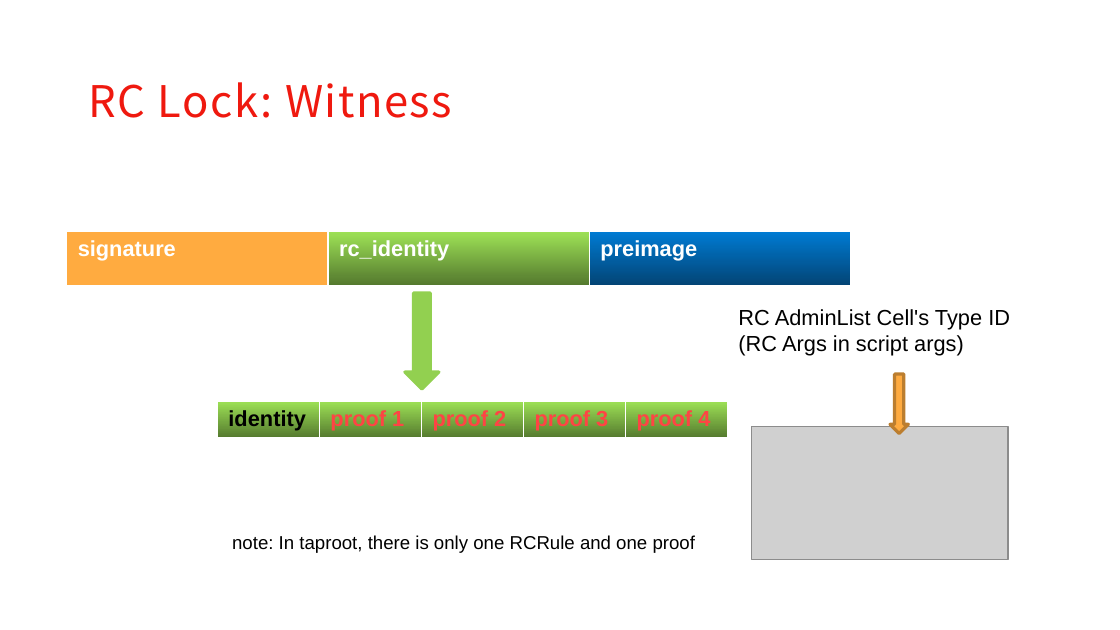
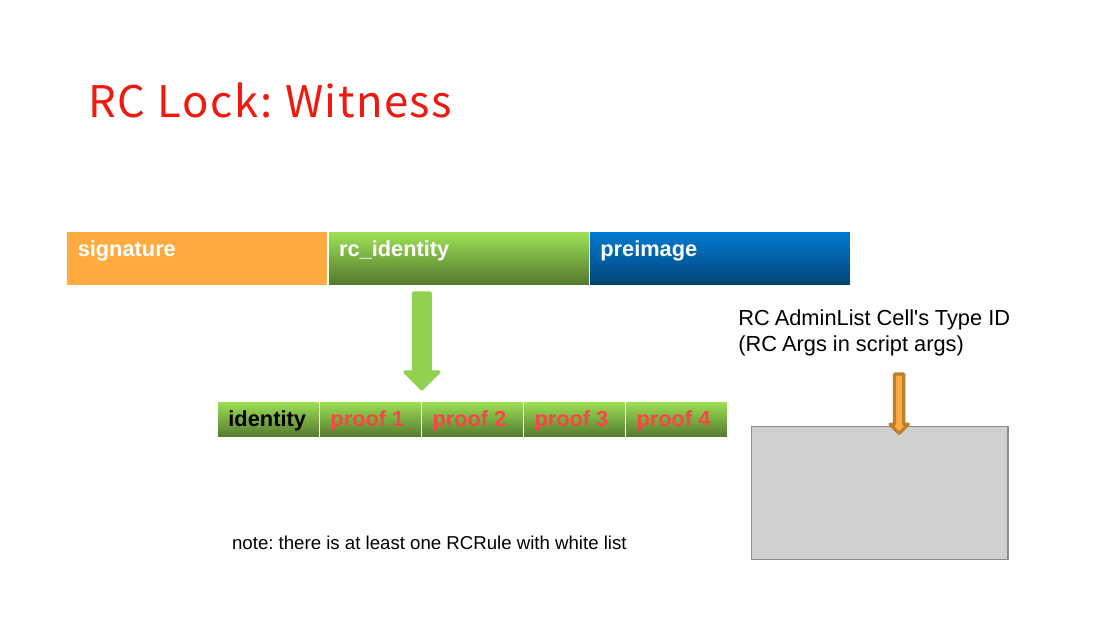
Before and after one commit to XuJiandong/docs-bank, a slide deck: slide 9 of presentation.pptx. Drawn at 1120x630 pixels with LibreOffice and Linux fonts; fonts in the diff are those of the drawing; grey boxes stand for pictures; background and template pictures are left out. Boxes give left, top, right and bottom in pixels: in the first picture for what was removed or moved away, otherwise in the second. Text is boxed around its words. In the diff, an @@ line names an element or a change of style, - is before the commit and + after.

```diff
--- a/presentation.pptx
+++ b/presentation.pptx
@@ text at (232, 535, 627, 550): text changed @@
-note: In taproot, there is only one RCRule and one proof
+note: there is at least one RCRule with white list
```
Also in this commit, not shown: 5 other slides changed.
